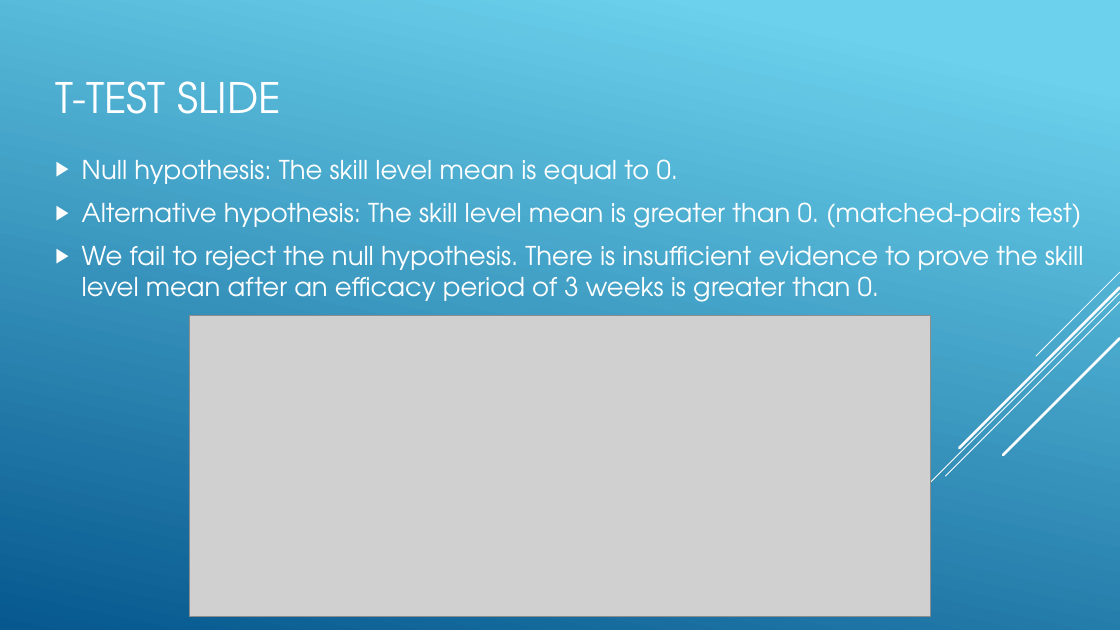
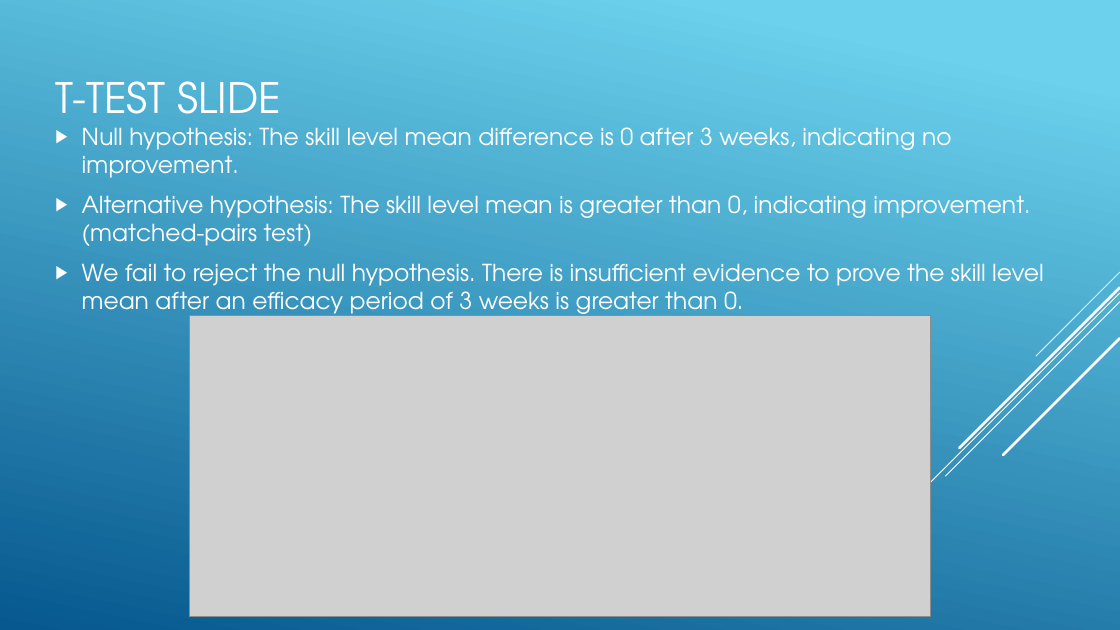
Before and after one commit to natenyahoo/GrandWham, a slide deck: slide 4 of GrandWhamPresentation.pptx (slide 3 before the commit). Drawn at 1120x630 pixels with LibreOffice and Linux fonts; fonts in the diff are those of the drawing; grey boxes stand for pictures. Boxes give left, top, right and bottom in pixels: in the first picture for what was removed or moved away, otherwise in the second. Text is boxed around its words. In the diff, an @@ line names an element or a change of style, - is before the commit and + after.

Commit message:
Updated ppt

```diff
--- a/GrandWhamPresentation.pptx
+++ b/GrandWhamPresentation.pptx
@@ text "Null hypothesis: The skill level ..." moved from (x1=82, y1=159, x2=1084, y2=302) to (x1=82, y1=127, x2=1044, y2=320) @@
@@ text at (x1=82, y1=127, x2=1030, y2=246): text changed; size 22.2 to 20 pt @@
-▶ Null hypothesis: The skill level mean is equal to 0.
-▶ Alternative hypothesis: The skill level mean is greater than 0. (matched-pairs test)
+▶ Null hypothesis: The skill level mean difference is 0 after 3 weeks, indicating no improvement.
+▶ Alternative hypothesis: The skill level mean is greater than 0, indicating improvement. (matched-pairs test)
@@ text at (x1=82, y1=263, x2=1044, y2=320): size 22.2 to 20 pt in "We fail to reject the null hypothesis. ..." @@
```
Also in this commit, not shown: 4 other slides changed, 1 slide removed.
